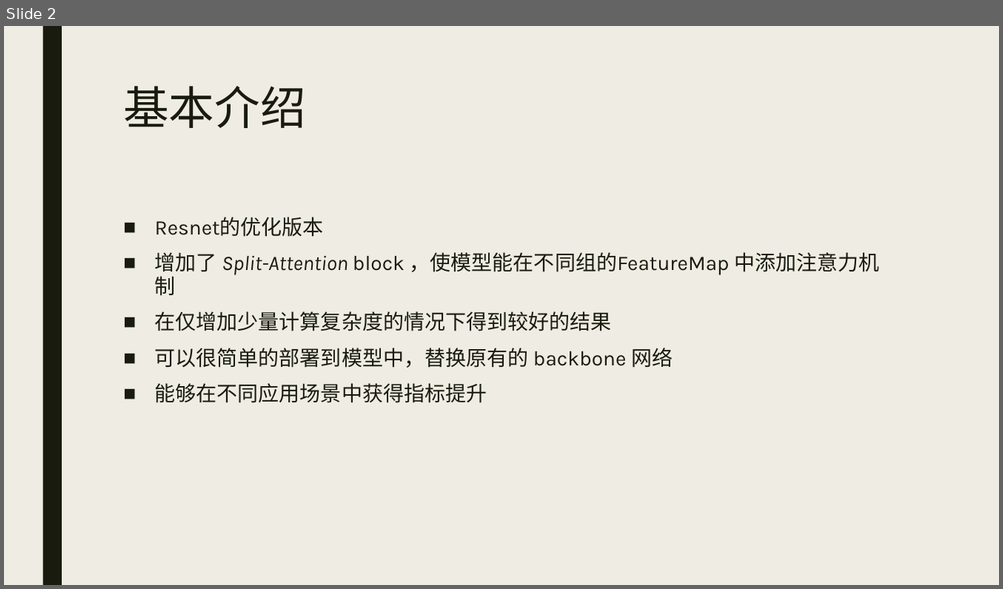
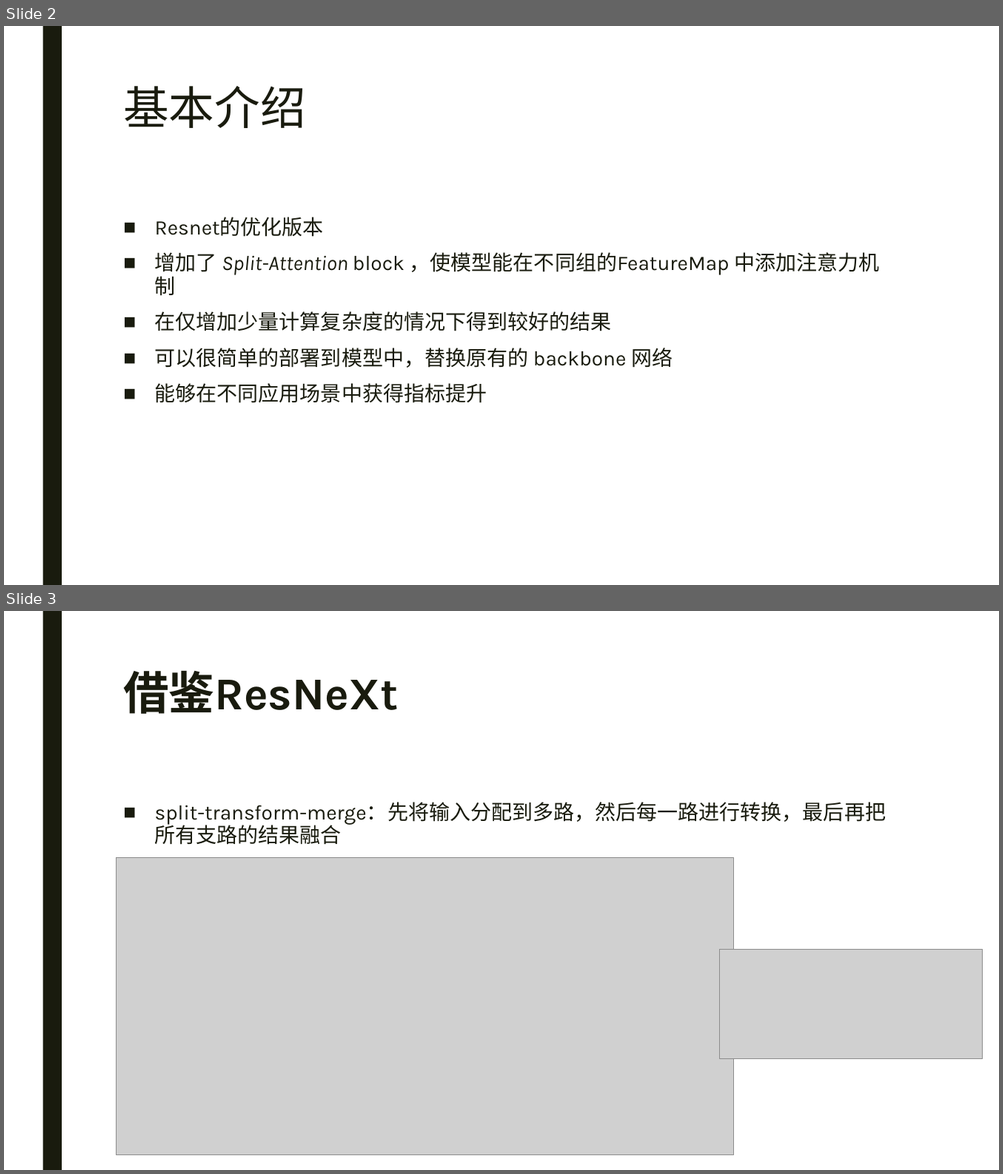
Before and after one commit to Iranb/NoteBook, a slide deck: Paper Notes/ResNetSt/ResNetSt.pptx. Shown one above the other, each under a label of ours: slide 2 before the commit, slides 2 and 3 after it. The pictures are 1003x589 and 1003x1174 pixels, drawn with LibreOffice and Linux fonts; fonts in the diff are those of the drawing; grey boxes stand for pictures. Boxes give left, top, right and bottom in pixels: in the first picture for what was removed or moved away, otherwise in the second. Text is boxed around its words. In the diff, an @@ line names an element or a change of style, - is before the commit and + after.

```diff
--- a/Paper Notes/ResNetSt/ResNetSt.pptx
+++ b/Paper Notes/ResNetSt/ResNetSt.pptx
@@ slide 3 added at bbox=[4, 611, 999, 1170], background #FFFFFF; not listed: 1 template element that a slide beside it also shows @@
@@ title added at bbox=[123, 670, 398, 714], 44 pt, text #191B0E, bold @@
+借鉴ResNeXt
@@ text added at bbox=[155, 802, 885, 845], 20 pt, text #191B0E @@
+■ split-transform-merge：先将输入分配到多路，然后每一路进行转换，最后再把所有支路的结果融合
@@ picture added at bbox=[116, 858, 733, 1156] @@
@@ picture added at bbox=[720, 950, 982, 1059] @@
@@ slide 2 changed as well @@
@@ background #EFEDE3 to #FFFFFF @@
```
Also in this commit, not shown: 1 other slide changed, 3 other slides added, 1 slide removed, 21 other files.
